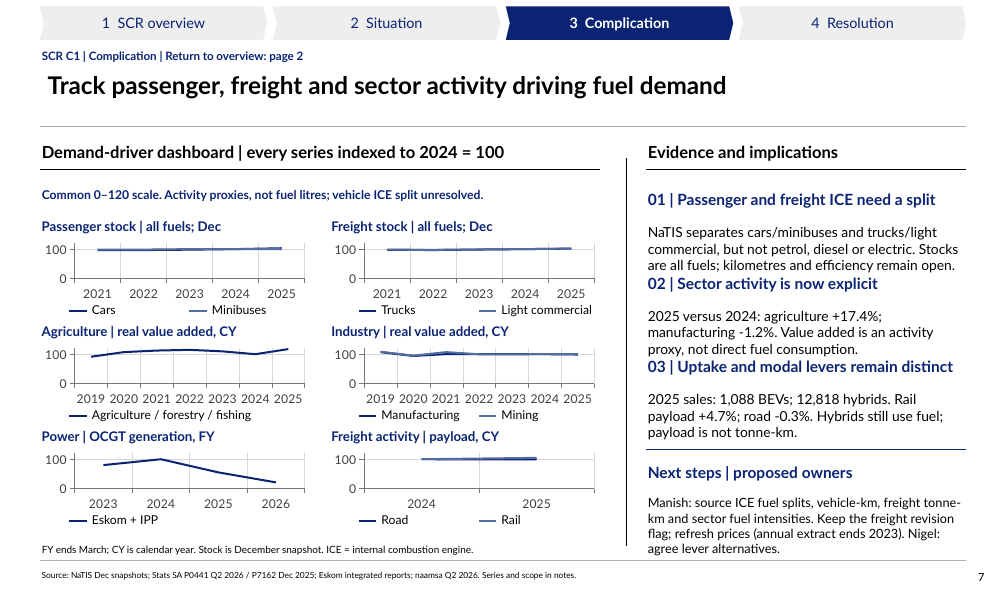
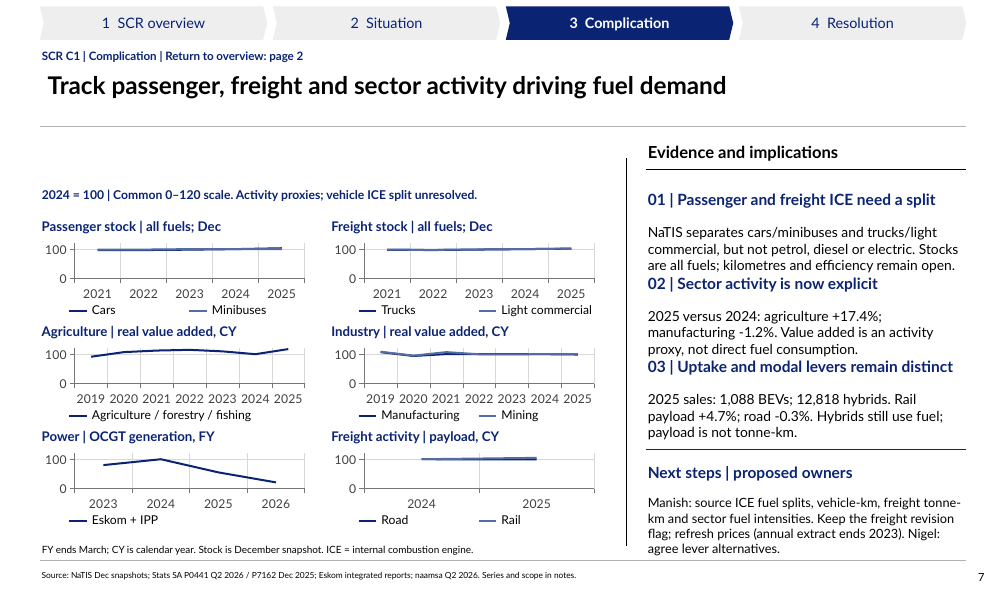
Before and after one commit to Africa-International-Advisors/liquid_fuels_model, a slide deck: slide 7 of pptx/output/delivered/Vopak_Week1_Analytical_Pack_2026_10_06.pptx. Drawn at 1008x597 pixels with LibreOffice and Linux fonts; fonts in the diff are those of the drawing; background and template pictures are left out. Boxes give left, top, right and bottom in pixels: in the first picture for what was removed or moved away, otherwise in the second. Text is boxed around its words. In the diff, an @@ line names an element or a change of style, - is before the commit and + after.

```diff
--- a/pptx/output/delivered/Vopak_Week1_Analytical_Pack_2026_10_06.pptx
+++ b/pptx/output/delivered/Vopak_Week1_Analytical_Pack_2026_10_06.pptx
@@ text removed at (x1=42, y1=145, x2=504, y2=161) @@
-Demand-driver dashboard | every series indexed to 2024 = 100
@@ line removed from (40, 169) to (601, 169) @@
@@ text at (x1=42, y1=190, x2=477, y2=201): text changed @@
-Common 0–120 scale. Activity proxies, not fuel litres; vehicle ICE split unresolved.
+2024 = 100 | Common 0–120 scale. Activity proxies; vehicle ICE split unresolved.
```
Also in this commit, not shown: 13 other slides changed, 7 other files.
